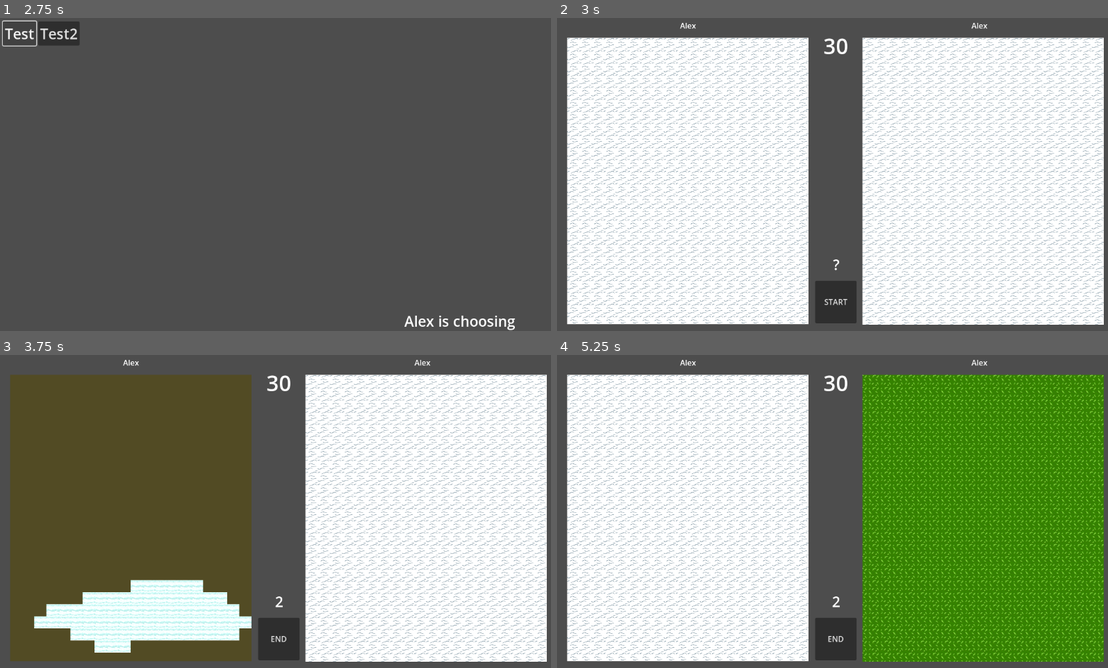
Above: before the commit, frames 1-4 (two rows, left to right).
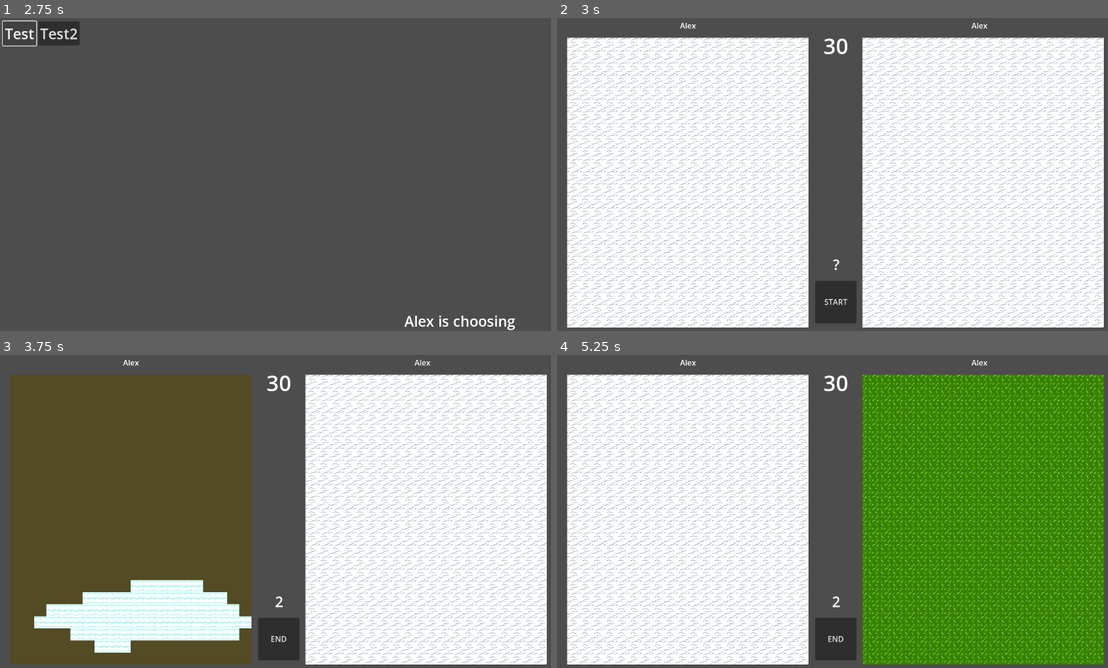
Above: after the commit, the same moments.

Repository: Blackblip/tekgame
Game: Godot game, scene res://scenes/roundSettings.tscn
Two runs of this game, one before a commit and one after it. Both use one fixed random seed, a clock stepped at 60 frames per second and the inputs below.
Inputs (mouse positions are in pixels of both pictures, inside the frame that each line leads up to):
- Up to frame 1 (2.75 s): click (99, 177) at 0.52 s; type "Alex" at 0.6 s; click (99, 205) at 0.75 s; type "Alex" at 0.83 s; click "start" at 1.25 s; click "Test" at 2 s
- Up to frame 2 (3 s): click "Test2" at 2.75 s
- Up to frame 3 (3.75 s): click "START" at 3.5 s
- Up to frame 4 (5.25 s): click "END" at 4.25 s; click "START" at 5 s

Frame 1 is identical in both runs. In frame 2, 0.9% of the frame differs, in the area x 1-100%, y 97-99%; in frame 3, 0.9%; in frame 4, 0.9%.

Commit message:
placement update

Diff:
--- /dev/null
+++ b/teknikprojectprototyp1/Assets/Icons/hammer.tscn
@@ -0,0 +1,6 @@
+[gd_scene load_steps=2 format=3 uid="uid://b2pxlmvb5owls"]
+
+[ext_resource type="Texture2D" uid="uid://mfqulfbc2sxf" path="res://Assets/sprites/Hammerplaceholder.png" id="1_j35ow"]
+
+[node name="Hammer" type="Sprite2D"]
+texture = ExtResource("1_j35ow")
--- a/teknikprojectprototyp1/Assets/Maps/TestMap.tscn
+++ b/teknikprojectprototyp1/Assets/Maps/TestMap.tscn
@@ -1,10 +1,11 @@
-[gd_scene load_steps=10 format=4 uid="uid://b5vvindcxsucv"]
+[gd_scene load_steps=11 format=4 uid="uid://b5vvindcxsucv"]
 
 [ext_resource type="Texture2D" uid="uid://w5ojjvl7njsx" path="res://Assets/sprites/cloudTest.png" id="2_pmgx0"]
-[ext_resource type="Script" uid="uid://bqfeff63m5idh" path="res://code/game/highlighter.gd" id="4_3llhl"]
+[ext_resource type="Script" uid="uid://bqfeff63m5idh" path="res://code/game/hover_highlighter.gd" id="4_3llhl"]
 [ext_resource type="Texture2D" uid="uid://indsm7dn7det" path="res://Assets/sprites/Sprite-0002.png" id="4_urn7h"]
-[ext_resource type="Script" path="res://code/game/request_interaction.gd" id="4_y6gbf"]
+[ext_resource type="Script" uid="uid://c1hied3jlh0aq" path="res://code/game/request_interaction.gd" id="4_y6gbf"]
 [ext_resource type="Texture2D" uid="uid://1fkk3ltyl0ci" path="res://Assets/sprites/White_Cloud_1.png" id="5_ufo47"]
+[ext_resource type="Script" uid="uid://c3yoa0fr1plrk" path="res://code/game/select_highlight.gd" id="6_pmgx0"]
 
 [sub_resource type="TileSetAtlasSource" id="TileSetAtlasSource_3llhl"]
 texture = ExtResource("5_ufo47")
@@ -38,6 +39,10 @@
 tile_set = SubResource("TileSet_p57ef")
 script = ExtResource("4_y6gbf")
 
-[node name="TileMapLayer" type="TileMapLayer" parent="."]
+[node name="HoverHighlight" type="TileMapLayer" parent="."]
 z_index = 1
 script = ExtResource("4_3llhl")
+
+[node name="SelectedHighlight" type="TileMapLayer" parent="."]
+z_index = 1
+script = ExtResource("6_pmgx0")
--- a/teknikprojectprototyp1/Assets/Maps/TestMap2.tscn
+++ b/teknikprojectprototyp1/Assets/Maps/TestMap2.tscn
@@ -1,9 +1,10 @@
-[gd_scene load_steps=8 format=4 uid="uid://0jx5xpplvu3i"]
+[gd_scene load_steps=9 format=4 uid="uid://0jx5xpplvu3i"]
 
 [ext_resource type="Texture2D" uid="uid://llgdc6hae0os" path="res://Assets/sprites/Green_grass_1.png" id="1_aj02a"]
 [ext_resource type="Texture2D" uid="uid://w5ojjvl7njsx" path="res://Assets/sprites/cloudTest.png" id="3_j5ogp"]
-[ext_resource type="Script" path="res://code/game/request_interaction.gd" id="3_n3usn"]
-[ext_resource type="Script" uid="uid://bqfeff63m5idh" path="res://code/game/highlighter.gd" id="4_n3usn"]
+[ext_resource type="Script" uid="uid://c1hied3jlh0aq" path="res://code/game/request_interaction.gd" id="3_n3usn"]
+[ext_resource type="Script" uid="uid://bqfeff63m5idh" path="res://code/game/hover_highlighter.gd" id="4_n3usn"]
+[ext_resource type="Script" uid="uid://c3yoa0fr1plrk" path="res://code/game/select_highlight.gd" id="5_1m5fv"]
 
 [sub_resource type="TileSetAtlasSource" id="TileSetAtlasSource_n3usn"]
 texture = ExtResource("1_aj02a")
@@ -31,6 +32,10 @@
 tile_set = SubResource("TileSet_p57ef")
 script = ExtResource("3_n3usn")
 
-[node name="TileMapLayer" type="TileMapLayer" parent="."]
+[node name="HoverHighlight" type="TileMapLayer" parent="."]
 z_index = 1
 script = ExtResource("4_n3usn")
+
+[node name="SelectedHighlight" type="TileMapLayer" parent="."]
+z_index = 1
+script = ExtResource("5_1m5fv")
--- a/teknikprojectprototyp1/code/game/action_handler.gd
+++ b/teknikprojectprototyp1/code/game/action_handler.gd
@@ -1,7 +1,11 @@
 extends Node2D
 @onready var player = $GridContainer.get_meta("Player")
 @onready var turnHandler = $".."
+@onready var container
 
+var icons = [
+
+]
 var schedule = {
 
 }
@@ -10,18 +14,67 @@
 	turnHandler.turn_changed.connect(_turn_changed)
 
 func _turn_changed(turn):
+	if str(turn) != str(player):
+		for i in icons:
+			i.visible = false
 	if str(turn) == "Prep":
+		for i in icons:
+			i.visible = false
 		perform_scheduled_actions()
+	if str(turn) == str(player-1):
+		for i in icons:
+			i.visible = true
 
 func perform_scheduled_actions():
+	var completed = []
+	print(schedule)
 	for a in schedule:
 		var aa = schedule[a]
 		if aa.Type == "Build":
-			print("building scheduled for creation is being made")
-			schedule[a] = null
+			if player == 1:
+				MatchSettings.grid_data_p1[str(aa.tile_pos)].building = aa.Building
+				MatchSettings.grid_data_p1[str(aa.tile_pos)].scheduled = false
+				completed.append(a)
+			elif player == 2:
+				MatchSettings.grid_data_p2[str(aa.tile_pos)].building = aa.Building
+				MatchSettings.grid_data_p2[str(aa.tile_pos)].scheduled = false
+				completed.append(a)
+			for i in icons:
+				if i.name == str(aa.tile_pos):
+					i.queue_free()
+					icons.erase(i)
+	for i in completed:
+		schedule.erase(i)
 func schedule_build(building, tile_pos):
-	schedule[building.Name] = {
+	if player == 1:
+		if building.ActionCost > MatchSettings.actionsLeftP1:
+			return
+		else:
+			MatchSettings.actionsLeftP1 -= building.ActionCost
+			$"../../CenterContainer/UI/PActions".text = str(MatchSettings.actionsLeftP1)
+	elif player == 2:
+		if building.ActionCost > MatchSettings.actionsLeftP2:
+			return
+		else:
+			MatchSettings.actionsLeftP2 -= building.ActionCost
+			$"../../CenterContainer/UI/PActions".text = str(MatchSettings.actionsLeftP2)
+
+	var hammer_scene = load("res://Assets/Icons/hammer.tscn")
+	var hammer_instance = hammer_scene.instantiate()
+	$"./GridContainer/grid".add_child(hammer_instance)
+	var global_pos = $"./GridContainer/grid".to_global($"./GridContainer/grid".map_to_local(tile_pos))
+	hammer_instance.global_position = global_pos
+	hammer_instance.name = str(tile_pos)
+	icons.append(hammer_instance)
+
+	if player == 1:
+		MatchSettings.grid_data_p1[str(tile_pos)].scheduled = true
+	elif player == 2:
+		MatchSettings.grid_data_p2[str(tile_pos)].scheduled = true
+
+	schedule[str(tile_pos)] = {
 		"Type": "Build",
 		"Building": building.Name,
 		"tile_pos": tile_pos,
+		"icon_instance": hammer_instance,
 	}
--- /dev/null
+++ b/teknikprojectprototyp1/code/game/building_handler.gd
@@ -0,0 +1,73 @@
+extends Node
+
+@onready var player = $"..".get_meta("Player")
+@onready var turnHandler = $"../../.."
+
+var actionsToGive
+
+func _spawn_building(tile_data):
+	if $".".find_child(str(tile_data.tile_pos)):
+		return
+
+	var tile_pos = tile_data.tile_pos
+	var path = Configs.buildings[tile_data.building].Path
+	var building_scene = load(path)
+	var building_instance = building_scene.instantiate()
+	$".".add_child(building_instance)
+	var global_pos = $"../../GridContainer/grid".to_global($"../../GridContainer/grid".map_to_local(tile_pos))
+	building_instance.global_position = global_pos
+	building_instance.name = str(tile_data.tile_pos)
+	building_instance.z_index = 100
+	building_instance.set_meta("tile_pos", tile_data.tile_pos)
+	building_instance.set_meta("Building", tile_data.building)
+	actionsToGive = 0
+	updateActions()
+
+func updateActions():
+	actionsToGive = 0
+	if player == 1:
+		for i in $".".get_children():
+			actionsToGive += Configs.buildings[i.get_meta("Building")].ActionBonus
+			MatchSettings.actionsPerTurnP1 = MatchSettings.starting_actions + actionsToGive
+			MatchSettings.actionsLeftP1 = MatchSettings.actionsPerTurnP1
+			$"../../../../CenterContainer/UI/PActions".text = str(MatchSettings.actionsLeftP1)
+	elif player == 2:
+		for i in $".".get_children():
+			actionsToGive += Configs.buildings[i.get_meta("Building")].ActionBonus
+			MatchSettings.actionsPerTurnP2 = MatchSettings.starting_actions + actionsToGive
+			MatchSettings.actionsLeftP2 = MatchSettings.actionsPerTurnP2
+			$"../../../../CenterContainer/UI/PActions".text = str(MatchSettings.actionsLeftP2)
+	print(actionsToGive)
+
+func _ready():
+	turnHandler.turn_changed.connect(_turn_changed)
+func _turn_changed(turn):
+	if str(turn) == str(player - 1):
+		var grid = $"../grid"
+		if player == 1:
+			for i in $".".get_children():
+				i.visible = true
+			for cell in grid.get_used_cells():
+				var tile_data = MatchSettings.grid_data_p1[str(cell)]
+				if tile_data.building != "":
+					if $".".find_child(str(tile_data.tile_pos)):
+						return
+					if Configs.buildings.has(tile_data.building):
+						_spawn_building(tile_data)
+		elif player == 2:
+			for i in $".".get_children():
+				i.visible = true
+			for cell in grid.get_used_cells():
+				var tile_data = MatchSettings.grid_data_p2[str(cell)]
+				if tile_data.building != "":
+					if $".".find_child(str(tile_data.tile_pos)):
+						return
+					if Configs.buildings.has(tile_data.building):
+						_spawn_building(tile_data)
+	elif str(turn) != str(player):
+		if player == 1:
+			for i in $".".get_children():
+				i.queue_free()
+		elif player == 2:
+			for i in $".".get_children():
+				i.queue_free()
--- a/teknikprojectprototyp1/code/game/highlighter.gd
+++ b/teknikprojectprototyp1/code/game/hover_highlighter.gd
@@ -52,6 +52,6 @@
 	)
 	var tileType = player_grid_data.get(str(last_hovered), {}).get("tileType", "Unknown")
 	if Configs.buildable_tiles.has(tileType):
-		draw_rect(rect, Color.WHITE, false, 2.0)
+		draw_rect(rect, Color.GREEN, false, 2.0)
 	else:
 		draw_rect(rect, Color.RED, false, 2.0)
--- a/teknikprojectprototyp1/code/game/interactions.gd
+++ b/teknikprojectprototyp1/code/game/interactions.gd
@@ -2,6 +2,8 @@
 @onready var container = $Container
 @onready var scroll = $"."
 @onready var tempButton = $Container/Template
+
+var selected_tile
 
 func _ready():
 	tempButton.visible = false
@@ -11,29 +13,43 @@
 	if player == 1:
 		tile_data = MatchSettings.grid_data_p1[str(tile_pos)]
 		if tile_data == null:
-			print("tile doesnt exist")
 			return
 		update_scroll(tile_data)
 	elif player == 2:
 		tile_data = MatchSettings.grid_data_p2[str(tile_pos)]
 		if tile_data == null:
-			print("tile doesnt exist")
 			return
 		update_scroll(tile_data)
 
 func update_scroll(tile_data):
 	if !tile_data:
+		selected_tile = null
 		for i in container.get_children():
 			if i.name != "Template":
 				i.queue_free()
+				if $"../TurnHandler/P2G/GridContainer".find_child("grid"):
+					$"../TurnHandler/P2G/GridContainer/grid/SelectedHighlight".queue_redraw()
+				if $"../TurnHandler/P1G/GridContainer".find_child("grid"):
+					$"../TurnHandler/P1G/GridContainer/grid/SelectedHighlight".queue_redraw()
 		return
+	selected_tile = tile_data.tile_pos
+	if $"../TurnHandler".current_turn == 0:
+		$"../TurnHandler/P1G/GridContainer/grid/SelectedHighlight".queue_redraw()
+	elif $"../TurnHandler".current_turn == 1:
+		$"../TurnHandler/P2G/GridContainer/grid/SelectedHighlight".queue_redraw()
+
 	for i in container.get_children():
 		if i.name != "Template":
 			i.free()
 	if Configs.buildable_tiles.has(tile_data.tileType):
 		for buildings in Configs.buildings:
 			if tile_data.building != "":
+				print("is built alrad")
 				return
+			if tile_data.scheduled == true:
+				print("scheduled alrady")
+				return
+
 			var builds = Configs.buildings[buildings]
 			var newButton = tempButton.duplicate()
 			newButton.text = builds.Name
@@ -43,8 +59,9 @@
 
 func _build(tile_data, build_data):
 	if $"../TurnHandler".current_turn == 0:
-		print("p1 pressed shi")
+		$"../TurnHandler/P1G/GridContainer/grid/SelectedHighlight".queue_redraw()
+		$"../TurnHandler/P1G".schedule_build(build_data, tile_data.tile_pos)
 	elif $"../TurnHandler".current_turn == 1:
-		print("p2 pressed shi")
+		$"../TurnHandler/P2G/GridContainer/grid/SelectedHighlight".queue_redraw()
+		$"../TurnHandler/P2G".schedule_build(build_data, tile_data.tile_pos)
 	update_scroll(null)
-	print(tile_data.tileType, ", ", build_data.Name)
--- a/teknikprojectprototyp1/code/game/request_interaction.gd
+++ b/teknikprojectprototyp1/code/game/request_interaction.gd
@@ -17,10 +17,11 @@
 		isMyTurn = false
 		queue_redraw()
 
+var tile_pos = Vector2i(-100, -100)
 func _input(event):
-	var last_hovered = $TileMapLayer.last_hovered
+	var last_hovered = $HoverHighlight.last_hovered
 	var mouse_pos = gridLayer.to_local(get_global_mouse_position())
-	var tile_pos = gridLayer.local_to_map(mouse_pos)
+	tile_pos = gridLayer.local_to_map(mouse_pos)
 
 	if event is InputEventMouseButton:
 		if event.button_index == MOUSE_BUTTON_LEFT:
--- /dev/null
+++ b/teknikprojectprototyp1/code/game/select_highlight.gd
@@ -0,0 +1,27 @@
+extends Node2D
+
+@onready var turnHandler = $"../../../.."
+@onready var gridLayer = $".".get_parent()
+
+var player: int
+var player_grid_data: Dictionary
+
+func _ready():
+	turnHandler.turn_changed.connect(_turn_changed)
+func _turn_changed(turn):
+	queue_redraw()
+
+func _draw():
+	var tile_pos = $"../../../../../Interactions".selected_tile
+	if tile_pos == null:
+		return
+
+	var local_pos = gridLayer.map_to_local(tile_pos)
+	var global_pos = gridLayer.to_global(local_pos)
+	local_pos = to_local(global_pos)
+	var tile_size = Vector2(gridLayer.tile_set.tile_size)
+	var rect = Rect2(
+		local_pos - tile_size / 2.0,
+		tile_size
+	)
+	draw_rect(rect, Color.WHITE, false, 2.0)
--- a/teknikprojectprototyp1/code/game/turn_handler.gd
+++ b/teknikprojectprototyp1/code/game/turn_handler.gd
@@ -37,12 +37,15 @@
 			"building" : "",
 			"connectedBuildings" : {},
 			"tileType" : tileType,
+			"tile_pos" : cell,
+			"scheduled" : false,
 		}
 		MatchSettings.grid_data_p1_p2_perspective[str(cell)] = {
 			"hidden" : true,
 			"building" : "Unknown",
 			"connectedBuildings" : {},
 			"tileType" : "Unknown",
+			"tile_pos" : cell
 		}
 	for cell in p2Grid.get_used_cells():
 		var tile_data = p2Grid.get_cell_tile_data(cell)
@@ -53,12 +56,15 @@
 			"building" : "",
 			"connectedBuildings" : {},
 			"tileType" : tileType,
+			"tile_pos" : cell,
+			"scheduled" : false
 		}
 		MatchSettings.grid_data_p2_p1_perspective[str(cell)] = {
 			"hidden" : true,
 			"building" : "Unknown",
 			"connectedBuildings" : {},
 			"tileType" : "Unknown",
+			"tile_pos" : cell
 		}
 
 func _ready():
@@ -157,6 +163,9 @@
 		return
 	isPrep = false
 	turn_changed.emit(current_turn)
+	$P1G.queue_redraw()
+	$P2G.queue_redraw()
+	$"../Interactions".update_scroll(null)
 
 	match current_turn:
 		Turn.PLAYER1:
--- a/teknikprojectprototyp1/code/globals/Configs.gd
+++ b/teknikprojectprototyp1/code/globals/Configs.gd
@@ -14,11 +14,13 @@
 		"Path": "res://Assets/buildings/Town.tscn",
 		"IconPath": "res://Assets/sprites/Big_City_Building_1.png",
 		"ActionBonus": 1,
+		"ActionCost": 1,
 	},
 	"Town2": {
 		"Name": "Town2",
 		"Path": "res://Assets/buildings/Town.tscn",
 		"IconPath": "res://Assets/sprites/Big_City_Building_1.png",
 		"ActionBonus": 1,
+		"ActionCost": 1,
 	},
 }
--- a/teknikprojectprototyp1/scenes/game.tscn
+++ b/teknikprojectprototyp1/scenes/game.tscn
@@ -1,9 +1,10 @@
-[gd_scene load_steps=7 format=3 uid="uid://dfol304vf38b7"]
+[gd_scene load_steps=8 format=3 uid="uid://dfol304vf38b7"]
 
-[ext_resource type="Script" path="res://code/game/action_handler.gd" id="2_lbhrr"]
+[ext_resource type="Script" uid="uid://cvw2sg0y2m6e1" path="res://code/game/action_handler.gd" id="2_lbhrr"]
 [ext_resource type="Script" uid="uid://d4n58ctcbe3" path="res://code/game/turn_handler.gd" id="2_yqjtg"]
+[ext_resource type="Script" uid="uid://breu6678utj76" path="res://code/game/building_handler.gd" id="3_iywne"]
 [ext_resource type="Script" uid="uid://8036owrisytb" path="res://code/game/interactions.gd" id="3_lnu2h"]
-[ext_resource type="Script" path="res://code/game/map_selector.gd" id="4_lbhrr"]
+[ext_resource type="Script" uid="uid://jm3hfebbiufq" path="res://code/game/map_selector.gd" id="4_lbhrr"]
 
 [sub_resource type="Theme" id="Theme_lnu2h"]
 
@@ -88,12 +89,16 @@
 offset_left = 641.0
 offset_top = 25.0
 offset_right = 1182.0
-offset_bottom = 635.0
+offset_bottom = 784.0
 grow_horizontal = 0
 theme = SubResource("Theme_lnu2h")
 theme_override_styles/panel = SubResource("StyleBoxFlat_lbhrr")
 metadata/GridPosition = Vector2(1.415, 15.915)
 metadata/Player = 2
+
+[node name="BUILDINGS" type="Node2D" parent="TurnHandler/P2G/GridContainer"]
+position = Vector2(-600, -1)
+script = ExtResource("3_iywne")
 
 [node name="pName" type="Label" parent="TurnHandler/P2G"]
 offset_left = 744.0
@@ -105,6 +110,7 @@
 
 [node name="P1G" type="Node2D" parent="TurnHandler"]
 position = Vector2(-34, 0)
+script = ExtResource("2_lbhrr")
 
 [node name="GridContainer" type="Panel" parent="TurnHandler/P1G"]
 clip_contents = true
@@ -116,13 +122,16 @@
 offset_left = 41.0
 offset_top = 24.0
 offset_right = 582.0
-offset_bottom = 634.0
+offset_bottom = 723.0
 grow_horizontal = 2
 grow_vertical = 2
 theme = SubResource("Theme_lnu2h")
 theme_override_styles/panel = SubResource("StyleBoxFlat_lbhrr")
 metadata/GridPosition = Vector2(-11.01, 16.915)
 metadata/Player = 1
+
+[node name="BUILDINGS" type="Node2D" parent="TurnHandler/P1G/GridContainer"]
+script = ExtResource("3_iywne")
 
 [node name="pName" type="Label" parent="TurnHandler/P1G"]
 offset_left = 140.0
Binary file added: teknikprojectprototyp1/Assets/sprites/Hammerplaceholder.png
Not shown, added: teknikprojectprototyp1/Assets/sprites/Hammerplaceholder.png.import
Not shown, added: teknikprojectprototyp1/Assets/sprites/yellow_sand_1.png.import
Not shown, added: teknikprojectprototyp1/code/game/building_handler.gd.uid
Renamed: teknikprojectprototyp1/code/game/highlighter.gd.uid -> teknikprojectprototyp1/code/game/hover_highlighter.gd.uid
Not shown, added: teknikprojectprototyp1/code/game/select_highlight.gd.uid
Not shown, added: teknikprojectprototyp1/scenes/game.tscn349834353.tmp
